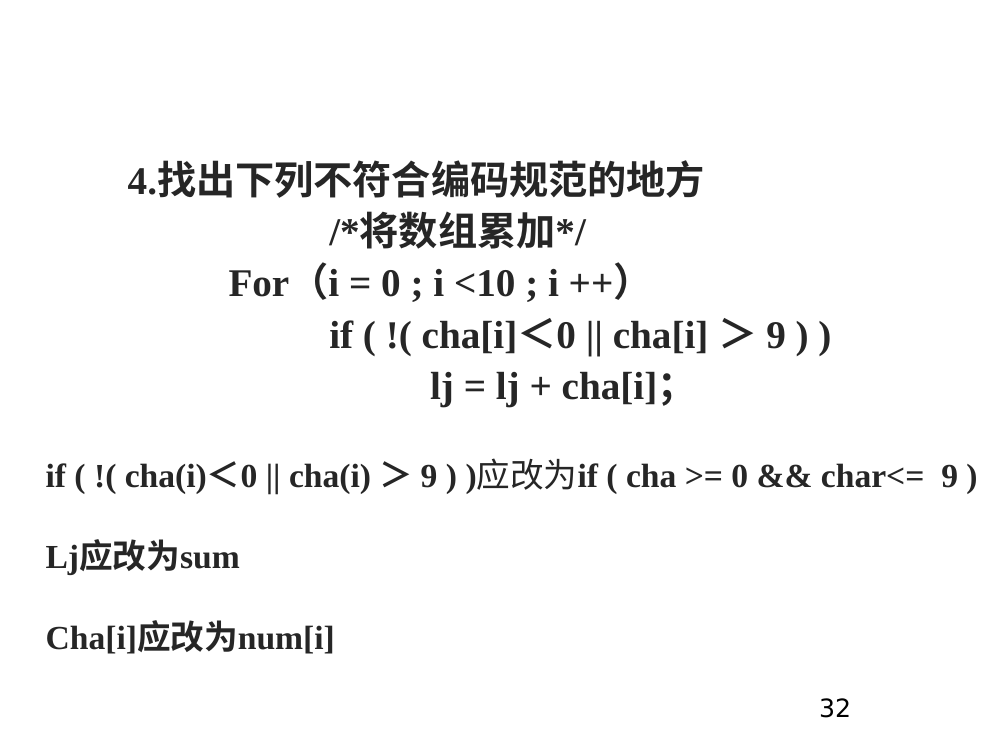
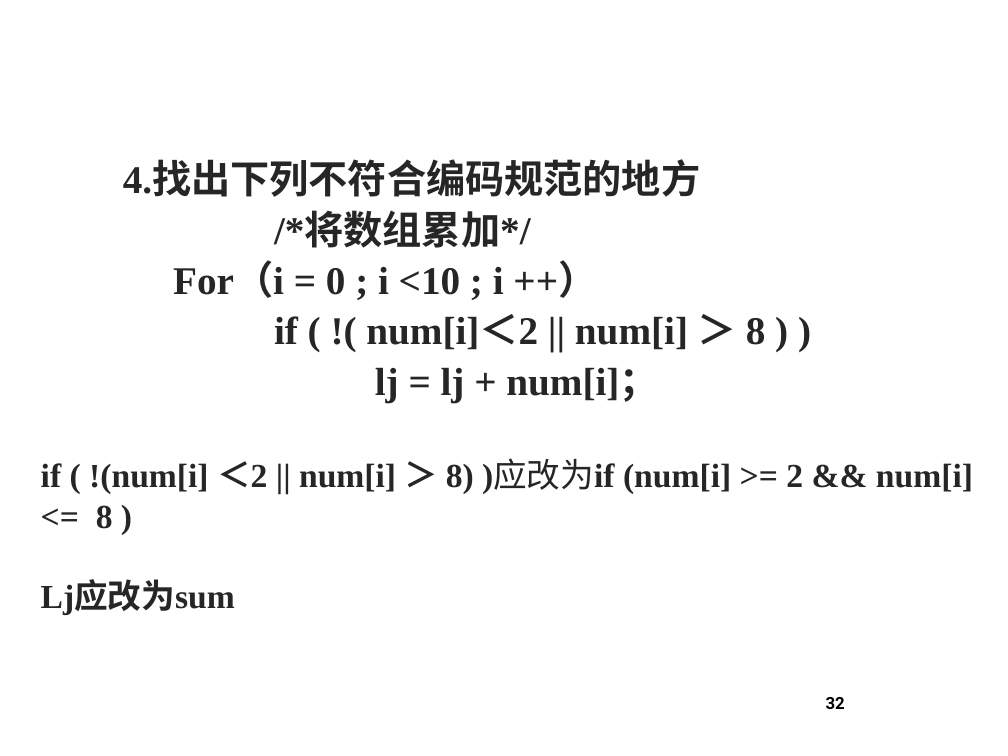
Before and after one commit to 3d-fishing/3D-app, a slide deck: slide 32 of 软件工程基础7.1.pptx. Drawn at 1008x756 pixels with LibreOffice and Linux fonts; fonts in the diff are those of the drawing; background and template pictures are left out. Boxes give left, top, right and bottom in pixels: in the first picture for what was removed or moved away, otherwise in the second. Text is boxed around its words. In the diff, an @@ line names an element or a change of style, - is before the commit and + after.

```diff
--- a/软件工程基础7.1.pptx
+++ b/软件工程基础7.1.pptx
@@ text at (123,163,700,298): font Times New Roman to Noto Sans CJK SC in "4.找出下列不符合编码规范的地方", "/*将数组累加*/", "For（i ++）"; indent changed @@
@@ text at (274,314,766,402): text changed @@
-  if ( !( cha[i]＜0 || cha[i] ＞ 9 ) )
-  lj = lj + cha[i]；
+  if ( !( num[i]＜2 || num[i] ＞ 8 ) )
+  lj = lj + num[i]；
@@ text at (41,461,973,529): text changed @@
-  if ( !( cha(i)＜0 || cha(i) ＞ 9 ) )应改为if ( cha >= 0 && char<= 9 )
+  if ( !(num[i] ＜2 || num[i] ＞ 8) )应改为if (num[i] >= 2 && num[i] <= 8 )
@@ text at (41,582,235,615): font Times New Roman to Noto Sans CJK SC in "Lj应改为sum" @@
@@ text at (46,622,335,654): paragraph removed @@
-  Cha[i]应改为num[i]
@@ page number at (826,697,845,709): size 18 to 12 pt, font DejaVu Sans to Roboto, bold on @@
```
Also in this commit, not shown: 30 other slides changed, 5 slides added, 2 slides removed.
